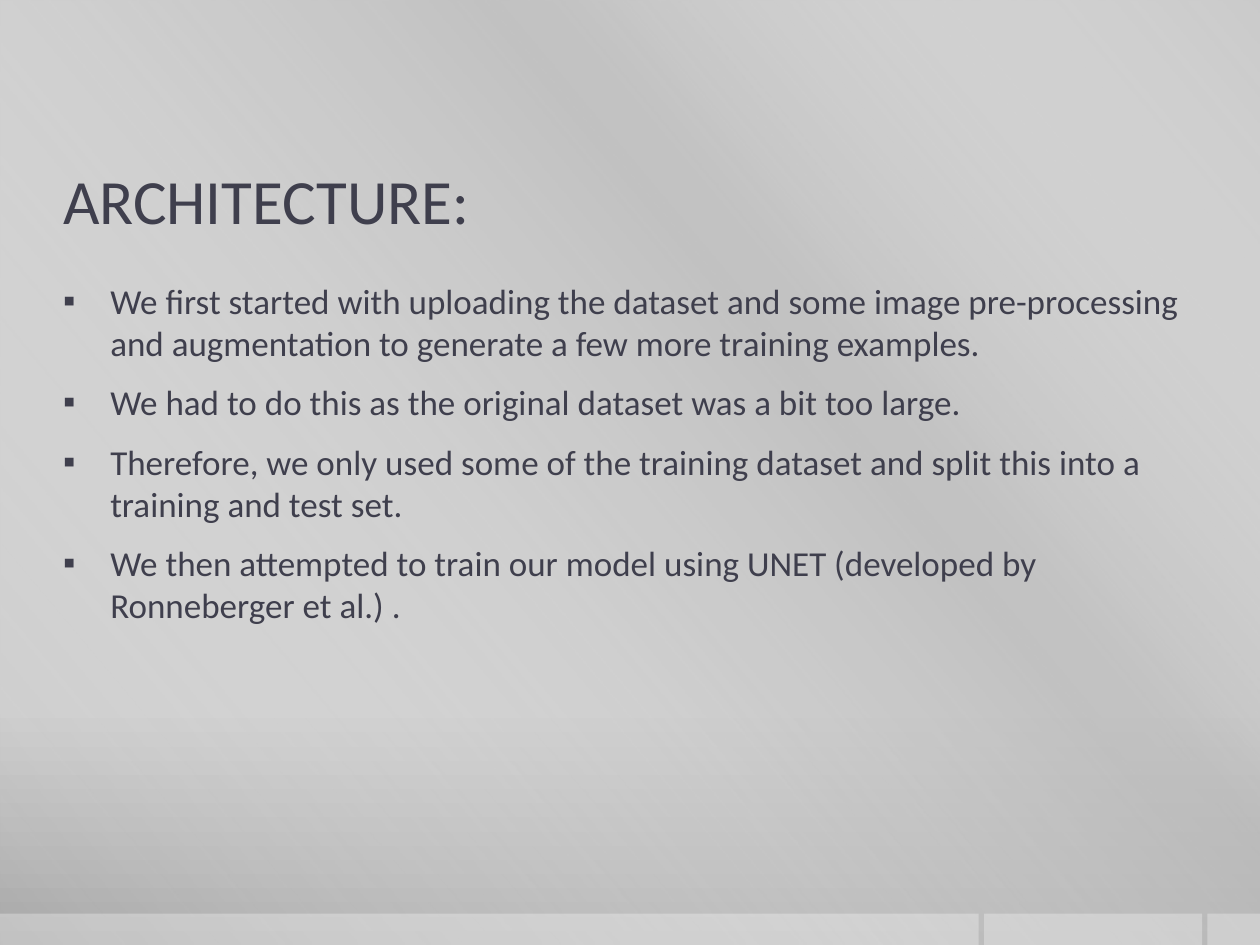
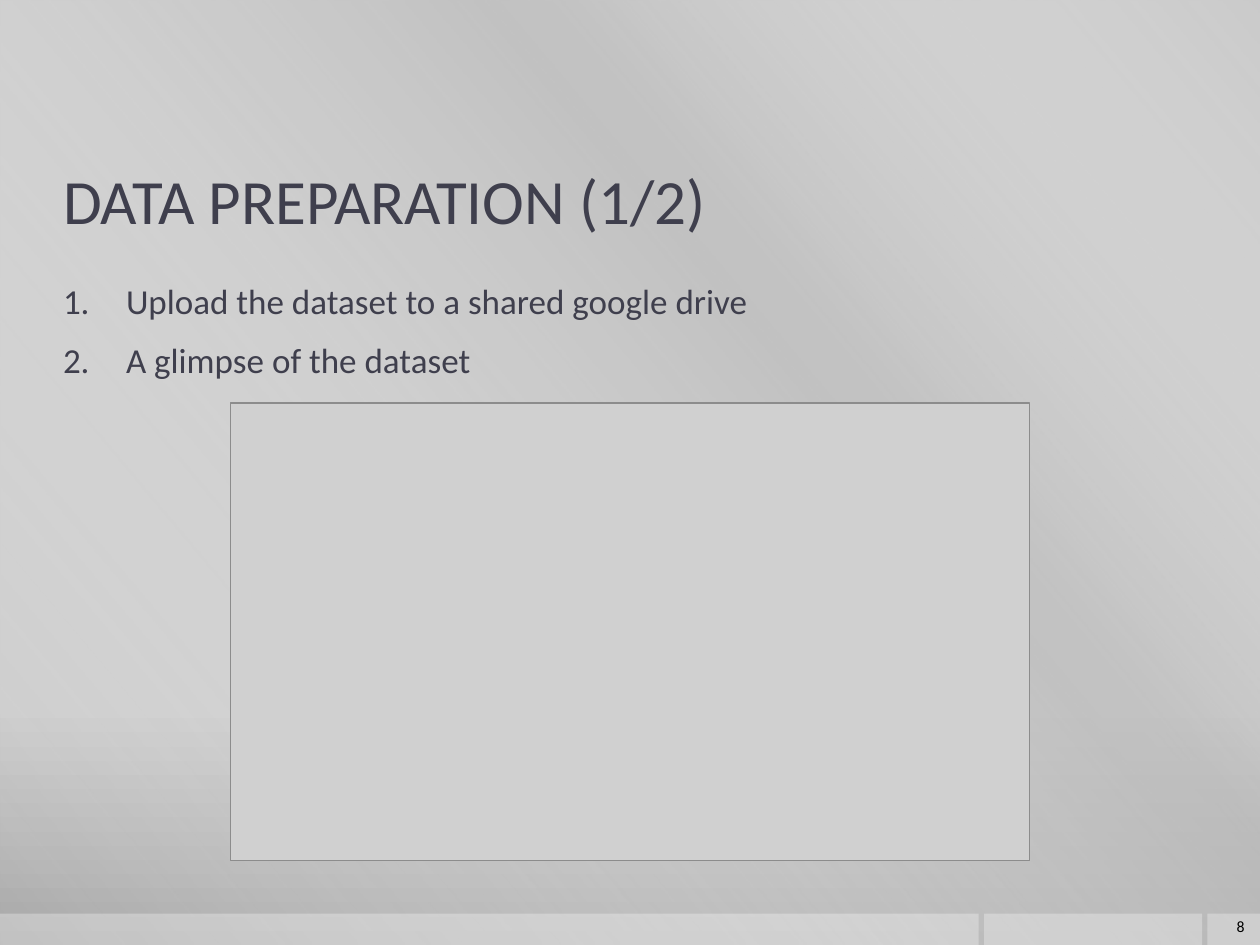
Before and after one commit to yej117/Image_Segmentation_Deep_Learning, a slide deck: slide 8 of IMAGE SEGMENTATION.pptx (slide 6 before the commit). Drawn at 1260x945 pixels with LibreOffice and Linux fonts; fonts in the diff are those of the drawing; grey boxes stand for pictures; background and template pictures are left out. Boxes give left, top, right and bottom in pixels: in the first picture for what was removed or moved away, otherwise in the second. Text is boxed around its words. In the diff, an @@ line names an element or a change of style, - is before the commit and + after.

```diff
--- a/IMAGE SEGMENTATION.pptx
+++ b/IMAGE SEGMENTATION.pptx
@@ title at (63,178,705,233): text changed @@
-ARCHITECTURE:
+DATA PREPARATION (1/2)
@@ text at (126,289,748,379): text changed @@
-▪ We first started with uploading the dataset and some image pre-processing and augmentation to generate a few more training examples.
-▪ We had to do this as the original dataset was a bit too large.
-▪ Therefore, we only used some of the training dataset and split this into a training and test set.
-▪ We then attempted to train our model using UNET (developed by Ronneberger et al.) .
+1. Upload the dataset to a shared google drive
+2. A glimpse of the dataset
@@ picture added at (231,403,1029,861) @@
@@ page number added at (1237,921,1245,932), 9 pt, text #000000 @@
+8
```
Also in this commit, not shown: 9 other slides changed, 6 slides added, 3 slides removed.
